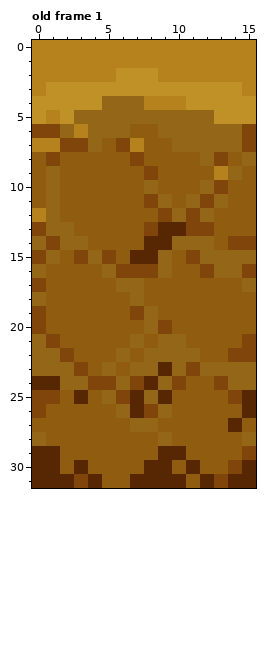
Pixel-art file: 0060_shoreline.aseprite. Above: the version before the commit.
16x32 pixels, 5 frames. Colours within 5 levels of each other are drawn and written as one. Shown: old frame 1. The commit also changed other frames, which this record leaves out.
Now the later version:
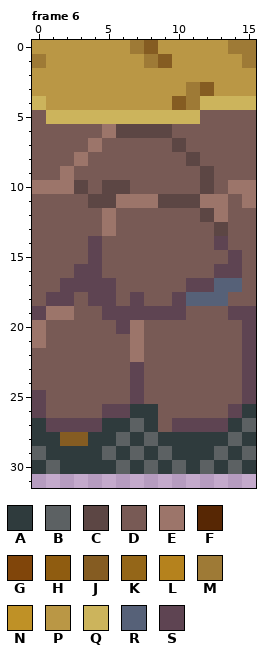
Palette (. is transparent): A #2f3b3d  B #5c6163  C #5c4644  D #785a55  E #9c756a  F #572704  G #80450a  H #8f5c10  J #855c22  K #946618  L #b5821d  M #9e7a36  N #bf9126  P #ba9745  Q #ccb45c  R #566178  S #5e4452
A new or re-ordered frame is compared with the old frame closest to it.
Change:
frames 5 -> 8
Changed rows in their new state; - is an unchanged pixel.
Frame 6 is new; against old frame 1:
first column x 0:
 0 PPPPPPPMJPPPPPMM
 1 MPPPPPPPMJPPPPPM
 2 PPPPPPPPPPPPPPPP
 3 PPPPPPPPPPPMJPPP
 4 QPPPPPPPPPJMQQQQ
 5 DQQQQQQQQQQQDDDD
 6 DDDDDECCCCDDDDDD
 7 DDDDEDDDDDCDDDDD
 8 DDDEDDDDDDDCDDDD
 9 DDEDDDDDDDDDCDDD
10 EEECDCCDDDDDCDEE
11 DDDDCCEEECCCEEDE
12 DDDDDEDDDDDDCEDD
13 DDDDDEDDDDDDDCDD
14 DDDDSDDDDDDDDSDD
15 DDDDSDDDDDDDDDSD
16 DDDSSDDDDDDDDSSD
17 DDSSSSDDDDDSSRRD
18 DSSDSSDSDDSRRRDD
19 SEEDDSSSSSSDDDSS
20 EDDDDDSEDDDDDDDS
21 EDDDDDDEDDDDDDDS
22 DDDDDDDEDDDDDDDS
23 DDDDDDDSDDDDDDDS
24 DDDDDDDSDDDDDDDS
25 SDDDDDDSDDDDDDDS
26 SDDDDSSAADDDDDSA
27 ASSSSAABADSSSSAB
28 AAJJAABABAAAAABA
29 BAAAABABABAAABAB
30 ABAAAABABABABABA
31 ................
